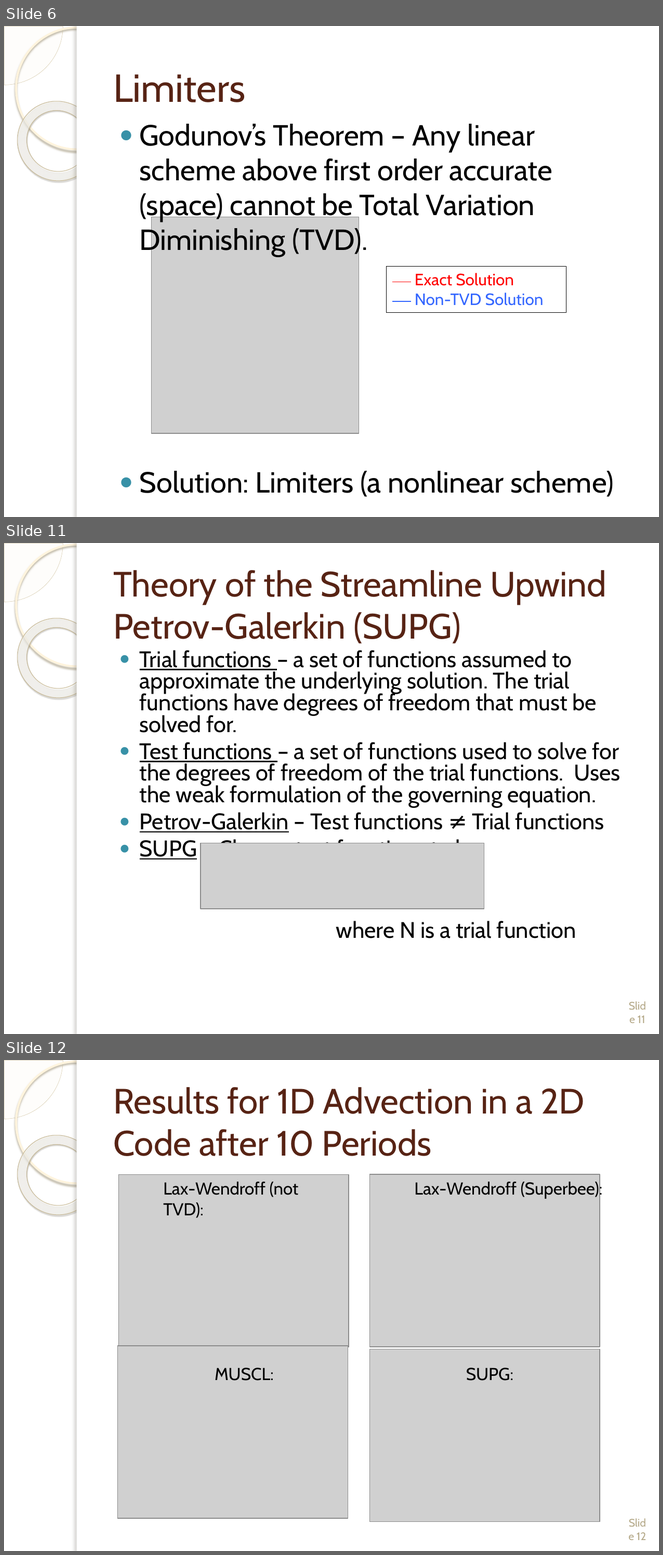
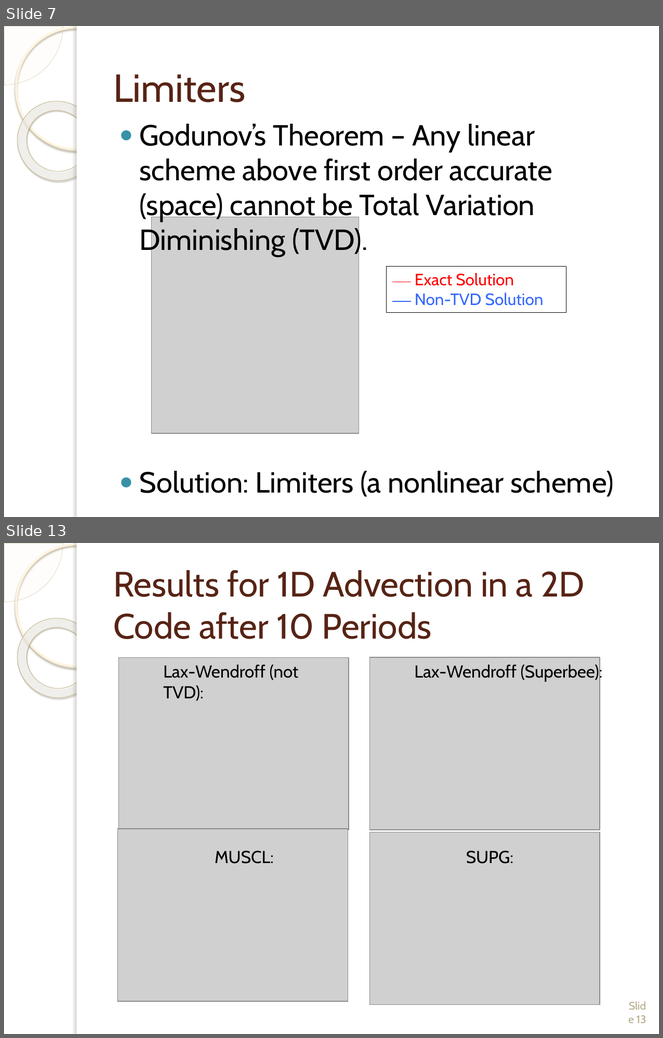
Before and after one commit to wmatern/summer_LANL, a slide deck: Final Research Presentation/Final_LongPres_Davis_Matern.pptx. Shown one above the other, each under a label of ours: slides 6, 11 and 12 before the commit, slides 7 and 13 after it; the slides between them are not shown. The pictures are 663x1555 and 663x1038 pixels, drawn with LibreOffice and Linux fonts; fonts in the diff are those of the drawing; grey boxes stand for pictures; background and template pictures are left out. Boxes give left, top, right and bottom in pixels: in the first picture for what was removed or moved away, otherwise in the second. Text is boxed around its words. In the diff, an @@ line names an element or a change of style, - is before the commit and + after.

```diff
--- a/Final Research Presentation/Final_LongPres_Davis_Matern.pptx
+++ b/Final Research Presentation/Final_LongPres_Davis_Matern.pptx
@@ slide 11 removed at (4, 543, 659, 1034), background picture (left out); not listed: 5 template elements that a slide beside it also shows @@
@@ title removed at (113, 570, 607, 644) @@
-Theory of the Streamline Upwind Petrov-Galerkin (SUPG)
@@ text removed at (140, 650, 620, 939) @@
-● Trial functions – a set of functions assumed to approximate the underlying solution. The trial functions have degrees of freedom that must be solved for.
-● Test functions – a set of functions used to solve for the degrees of freedom of the trial functions. Uses the weak formulation of the governing equation.
-● Petrov-Galerkin – Test functions ≠ Trial functions
-● SUPG – Choose test functions to be:
-where N is a trial function
@@ picture removed at (201, 843, 484, 909) @@
@@ page number removed at (638, 1016, 646, 1023) @@
-Slide 11
@@ what was slide 6 is now slide 7 @@
@@ what was slide 12 is now slide 13 @@
@@ page number at (637, 1016, 647, 1023): text changed @@
-Slide 12
+Slide 13
```
Also in this commit, not shown: 10 slides changed, 5 slides added, 4 other slides removed, 14 other files.
